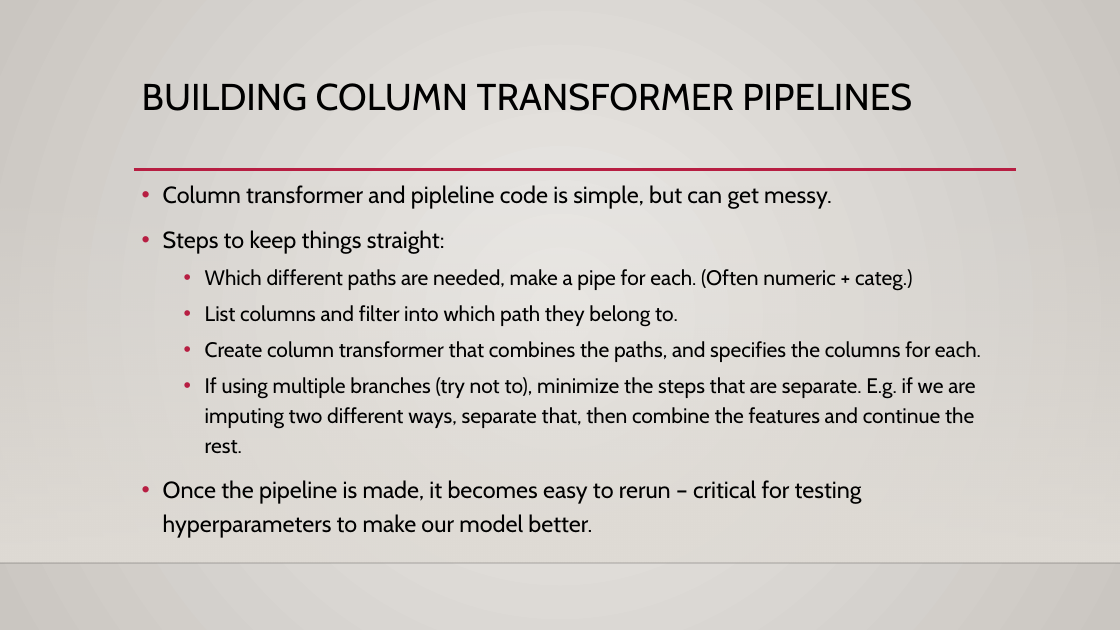
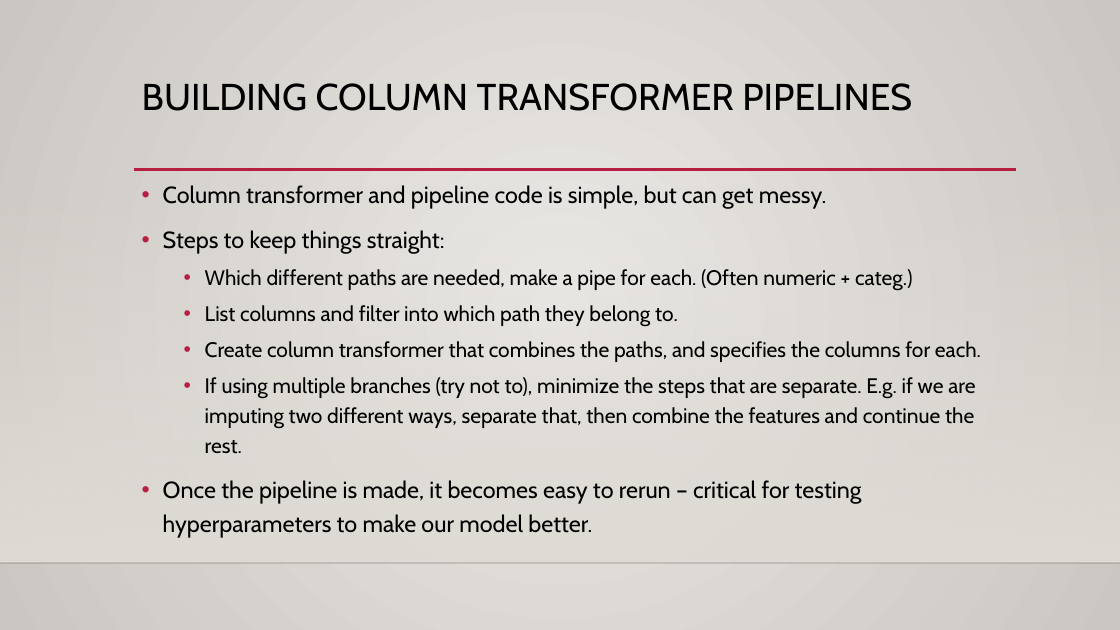
Before and after one commit to AkeemSemper/ML_for_Non_DS_Students, a slide deck: slide 13 of course_resources/slides/Used/014_pipelines.pptx. Drawn at 1120x630 pixels with LibreOffice and Linux fonts; fonts in the diff are those of the drawing; background and template pictures are left out. Boxes give left, top, right and bottom in pixels: in the first picture for what was removed or moved away, otherwise in the second. Text is boxed around its words. In the diff, an @@ line names an element or a change of style, - is before the commit and + after.

```diff
--- a/course_resources/slides/Used/014_pipelines.pptx
+++ b/course_resources/slides/Used/014_pipelines.pptx
@@ text at (163,185,827,209): text changed @@
-• Column transformer and pipleline code is simple, but can get messy.
+• Column transformer and pipeline code is simple, but can get messy.
```
Also in this commit, not shown: 3 other slides changed, 3 slides added, 4 other files.
